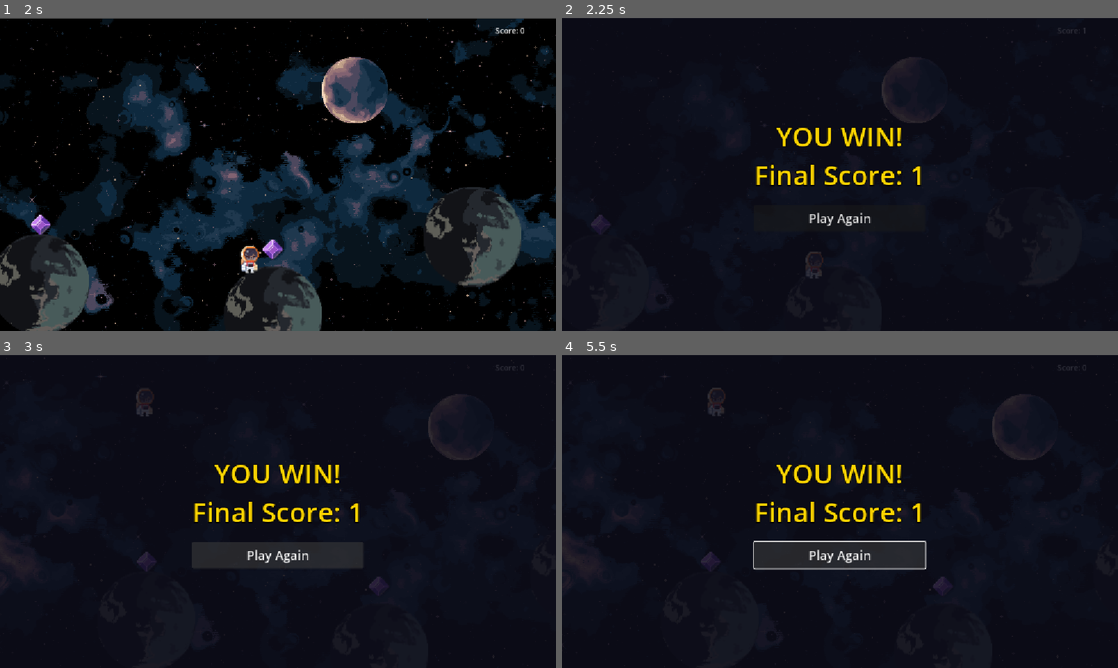
Above: before the commit, frames 1-4 (two rows, left to right).
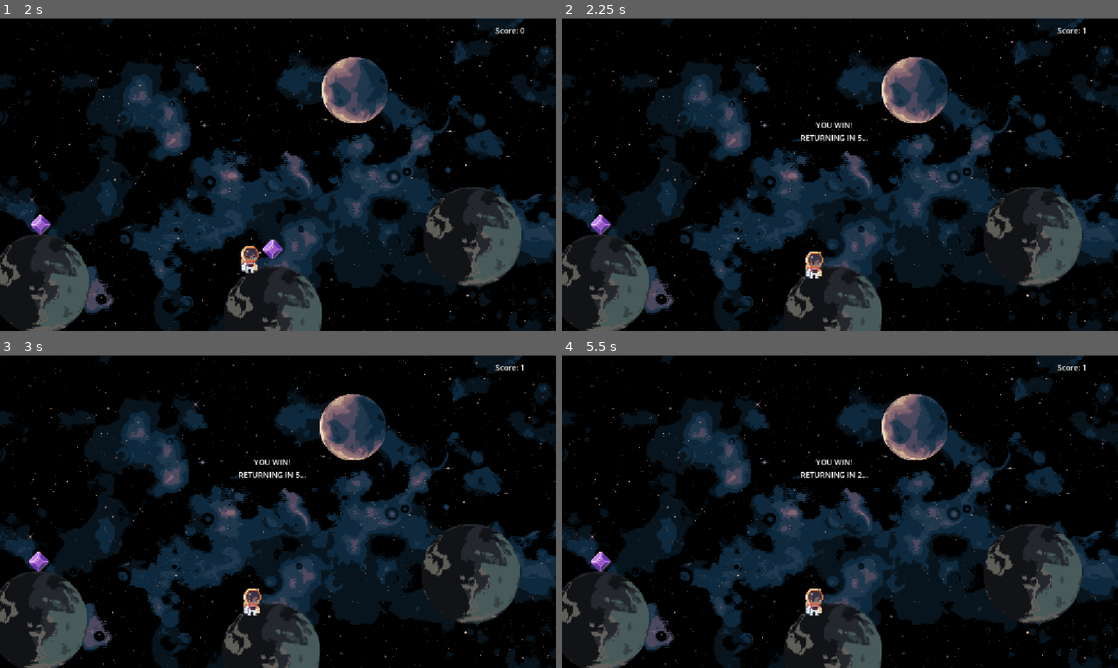
Above: after the commit, the same moments.

Repository: Zain-Abusal/Haven-Dubai
Game: Godot game, scene res://level_1.tscn
Two runs of this game, one before a commit and one after it. Both use one fixed random seed, a clock stepped at 60 frames per second and the inputs below.
Inputs (mouse positions are in pixels of both pictures, inside the frame that each line leads up to):
- Up to frame 1 (2 s): tap Enter (ui_accept) at 0.5, 0.77, 1.52 s; hold Right (ui_right) from 0.53 s (still down)
- Up to frame 2 (2.25 s): release Right (ui_right) at 2.03 s; hold Left (ui_left) from 2.03 s (still down)
- Up to frame 3 (3 s): release Left (ui_left) at 2.75 s; click (278, 555) at 2.75 s, where only the run before the commit has a clickable "Play Again"
- Up to frame 4 (5.5 s): click (840, 555) at 3.5 s, where only the run before the commit has a clickable "Play Again"; click (840, 555) at 4.25 s, where only the run before the commit has a clickable "Play Again"; hold Right (ui_right) from 5.03 s (still down); tap Enter (ui_accept) at 5.27 s

Frame 1 is identical in both runs. In frame 2, 24% of the frame differs, in the area x 0-100%, y 0-100%; in frame 3, 49%; in frame 4, 50%.

Commit message:
done kinda

Diff:
--- a/lost-in-orbit/level_1.tscn
+++ b/lost-in-orbit/level_1.tscn
@@ -14,6 +14,7 @@
 [ext_resource type="Texture2D" uid="uid://cm87gyuc7ta0b" path="res://Sprite/Explorer/idle_walk(64,64).png" id="6_27bay"]
 [ext_resource type="Script" uid="uid://bf58vpti55a7f" path="res://area_2d.gd" id="6_ggavl"]
 [ext_resource type="Script" uid="uid://r24pc86s7cnh" path="res://label.gd" id="14_ubhxj"]
+[ext_resource type="Script" uid="uid://dj71rop8dx3t7" path="res://win_label.gd" id="15_ubhxj"]
 
 [sub_resource type="RectangleShape2D" id="RectangleShape2D_27bay"]
 size = Vector2(80.00004, 70.67311)
@@ -548,6 +549,8 @@
 
 [sub_resource type="CapsuleShape2D" id="CapsuleShape2D_1vivr"]
 
+[sub_resource type="LabelSettings" id="LabelSettings_1vivr"]
+
 [node name="Level1" type="Node2D" unique_id=1405165123]
 script = ExtResource("1_1pe0h")
 
@@ -610,7 +613,7 @@
 position = Vector2(159, 68)
 scale = Vector2(1.5312499, 1.53125)
 sprite_frames = SubResource("SpriteFrames_8vrlf")
-frame_progress = 0.9196382
+frame_progress = 0.6800301
 
 [node name="CollisionShape2D" type="CollisionShape2D" parent="Bg2/Area2D" unique_id=1984444844]
 position = Vector2(159, 67)
@@ -739,4 +742,16 @@
 offset_bottom = 52.0
 script = ExtResource("14_ubhxj")
 
+[node name="WinLabel" type="Label" parent="CanvasLayer" unique_id=14173920]
+offset_left = 426.0
+offset_top = 206.0
+offset_right = 703.0
+offset_bottom = 264.0
+text = "You Win!!"
+label_settings = SubResource("LabelSettings_1vivr")
+horizontal_alignment = 1
+vertical_alignment = 1
+uppercase = true
+script = ExtResource("15_ubhxj")
+
 [connection signal="screen_exited" from="Player/VisibleOnScreenNotifier2D" to="Player" method="_on_visible_on_screen_notifier_2d_screen_exited"]
--- a/lost-in-orbit/new_autoload_script.gd
+++ /dev/null
@@ -1,61 +0,0 @@
-extends CanvasLayer
-
-var overlay: ColorRect
-var title_label: Label
-var play_again_button: Button
-
-func _ready() -> void:
-	# Keep UI interactive even if the game pauses
-	process_mode = Node.PROCESS_MODE_ALWAYS
-	layer = 100 # Ensures it renders on top of all other UI
-
-	# Build the UI elements via code and hide initially
-	_build_win_ui()
-	hide()
-
-	# Listen for the 20-point win signal
-	Global.game_won.connect(_on_game_won)
-
-func _build_win_ui() -> void:
-	# 1. Full-screen semi-transparent dark background
-	overlay = ColorRect.new()
-	overlay.color = Color(0.05, 0.05, 0.1, 0.85) # Dark blue-black tint
-	overlay.set_anchors_and_offsets_preset(Control.PRESET_FULL_RECT)
-	add_child(overlay)
-
-	# 2. Centered container to stack text and button cleanly
-	var center_box := CenterContainer.new()
-	center_box.set_anchors_and_offsets_preset(Control.PRESET_FULL_RECT)
-	overlay.add_child(center_box)
-
-	var vbox := VBoxContainer.new()
-	vbox.add_theme_constant_override("separation", 24)
-	center_box.add_child(vbox)
-
-	# 3. Large Gold "YOU WIN!" Label
-	title_label = Label.new()
-	title_label.text = "YOU WIN!"
-	title_label.horizontal_alignment = HORIZONTAL_ALIGNMENT_CENTER
-	title_label.add_theme_font_size_override("font_size", 56)
-	title_label.add_theme_color_override("font_color", Color(1.0, 0.84, 0.0)) # Gold
-	title_label.add_theme_color_override("font_outline_color", Color.BLACK)
-	title_label.add_theme_constant_override("outline_size", 6)
-	vbox.add_child(title_label)
-
-	# 4. Styled "Play Again" Button
-	play_again_button = Button.new()
-	play_again_button.text = "Play Again"
-	play_again_button.custom_minimum_size = Vector2(220, 55)
-	play_again_button.add_theme_font_size_override("font_size", 26)
-	play_again_button.pressed.connect(_on_play_again_pressed)
-	vbox.add_child(play_again_button)
-
-func _on_game_won() -> void:
-	title_label.text = "YOU WIN!\nFinal Score: " + str(Global.score)
-	show()
-	get_tree().paused = true
-
-func _on_play_again_pressed() -> void:
-	get_tree().paused = false
-	Global.reset_score()
-	get_tree().reload_current_scene()
--- /dev/null
+++ b/lost-in-orbit/win_label.gd
@@ -0,0 +1,23 @@
+extends Label
+
+func _ready() -> void:
+	# Keep this Label active while the rest of the game is paused
+	process_mode = Node.PROCESS_MODE_ALWAYS
+	hide()
+	Global.game_won.connect(_on_game_won)
+
+func _on_game_won() -> void:
+	show()
+
+	# Freeze the entire game
+	get_tree().paused = true
+
+	# Pass "true" for process_always so the timer keeps ticking while paused!
+	for seconds_left in range(5, 0, -1):
+		text = "You Win!\nReturning in " + str(seconds_left) + "..."
+		await get_tree().create_timer(1.0, true).timeout
+
+	# Unpause, reset score, and load main_menu
+	get_tree().paused = false
+	Global.reset_score()
+	get_tree().change_scene_to_file("res://main_menu.tscn")
--- a/lost-in-orbit/win_screen.gd
+++ /dev/null
@@ -1,17 +0,0 @@
-extends Control
-
-@onready var play_again_button: Button = $Button
-
-func _ready() -> void:
-	hide()
-	Global.game_won.connect(_on_game_won)
-	play_again_button.pressed.connect(_on_play_again_pressed)
-
-func _on_game_won() -> void:
-	show()
-	get_tree().paused = true # Freezes player and moving obstacles
-
-func _on_play_again_pressed() -> void:
-	get_tree().paused = false
-	Global.reset_score()
-	get_tree().reload_current_scene()
Not shown, removed: lost-in-orbit/new_autoload_script.gd.uid
Not shown, added: lost-in-orbit/win_label.gd.uid
Not shown, removed: lost-in-orbit/win_screen.gd.uid
